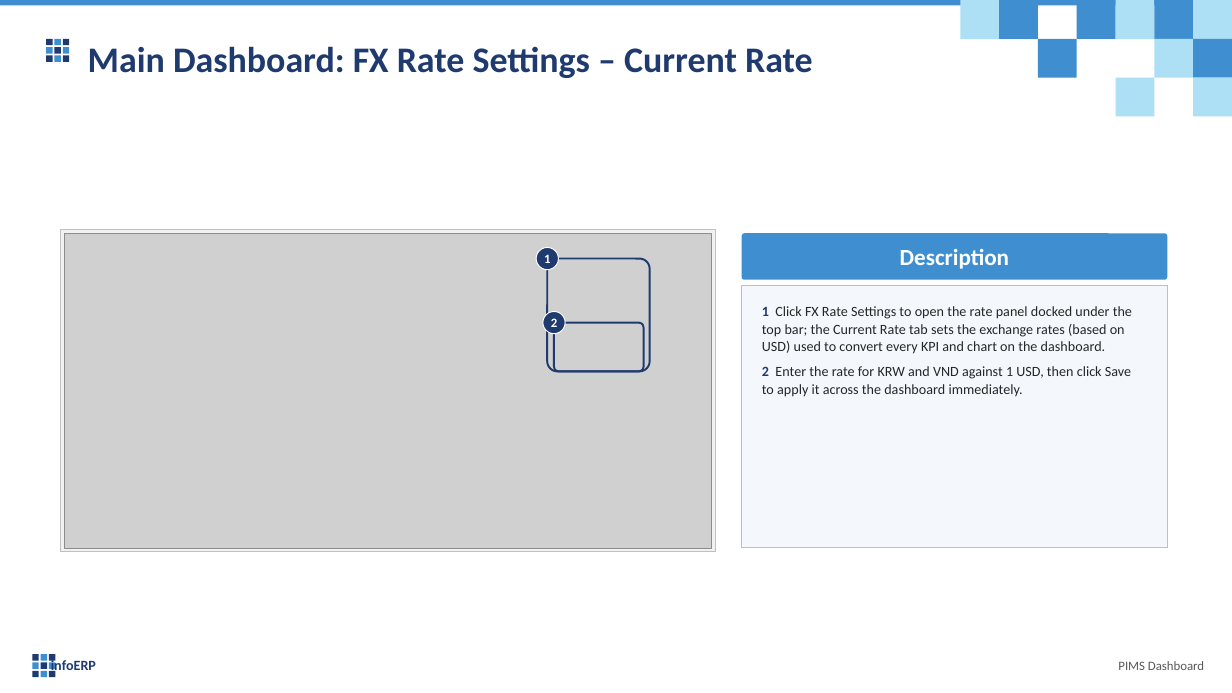
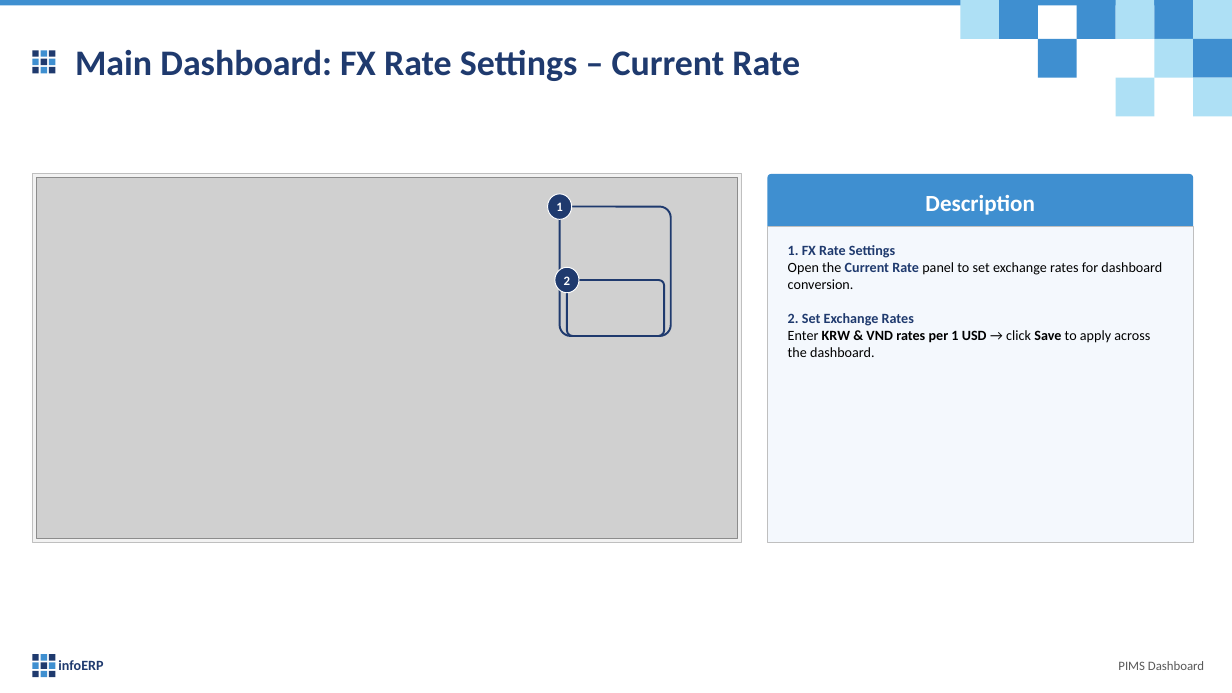
Before and after one commit to truongCLT/PIMS-DASHBOARD, a slide deck: slide 8 of docs/PIMS_Dashboard_User_Guide_V1.pptx. Drawn at 1232x693 pixels with LibreOffice and Linux fonts; fonts in the diff are those of the drawing; grey boxes stand for pictures. Boxes give left, top, right and bottom in pixels: in the first picture for what was removed or moved away, otherwise in the second. Text is boxed around its words. In the diff, an @@ line names an element or a change of style, - is before the commit and + after.

```diff
--- a/docs/PIMS_Dashboard_User_Guide_V1.pptx
+++ b/docs/PIMS_Dashboard_User_Guide_V1.pptx
@@ text "Main Dashboard: FX Rate Settings ...": place and size @@
-text "Main Dashboard: FX Rate Settings ..." at [88, 46, 813, 78]
+text "Main Dashboard: FX Rate Settings ..." at [75, 49, 800, 81]
@@ 9 rectangles: place and size @@
-9 rectangles at [46, 39, 69, 62]
+9 rectangles at [32, 51, 55, 73]
@@ rectangle: place and size @@
-rectangle at [61, 229, 715, 552]
+rectangle at [32, 174, 742, 543]
@@ picture: place and size @@
-picture at [65, 233, 712, 548]
+picture at [36, 177, 738, 539]
@@ rounded rectangle "Description": place and size @@
-rounded rectangle "Description" at [742, 233, 1168, 279]
+rounded rectangle "Description" at [768, 174, 1194, 230]
@@ ellipse "1": place and size @@
-ellipse "1" at [536, 248, 558, 270]
+ellipse "1" at [548, 194, 572, 220]
@@ rounded rectangle: place and size @@
-rounded rectangle at [547, 259, 650, 372]
+rounded rectangle at [560, 207, 671, 336]
@@ rectangle: place and size @@
-rectangle at [742, 286, 1168, 548]
+rectangle at [768, 226, 1194, 543]
@@ ellipse "2": place and size @@
-ellipse "2" at [543, 311, 566, 334]
+ellipse "2" at [555, 267, 579, 293]
@@ text at [788, 245, 1162, 357]: text changed; text colour #262626 to #000000 @@
-1 Click FX Rate Settings to open the rate panel docked under the top bar; the Current Rate tab sets the exchange rates (based on USD) used to convert every KPI and chart on the dashboard.
-2 Enter the rate for KRW and VND against 1 USD, then click Save to apply it across the dashboard immediately.
+1. FX Rate Settings
+Open the Current Rate panel to set exchange rates for dashboard conversion.
+2. Set Exchange Rates
+Enter KRW & VND rates per 1 USD → click Save to apply across the dashboard.
@@ rounded rectangle: place and size @@
-rounded rectangle at [555, 323, 644, 372]
+rounded rectangle at [567, 280, 665, 336]
@@ text "infoERP" rewrapped from [51, 658, 96, 674] to [58, 660, 103, 670] @@
```
Also in this commit, not shown: 30 other slides changed, 5 other files.
